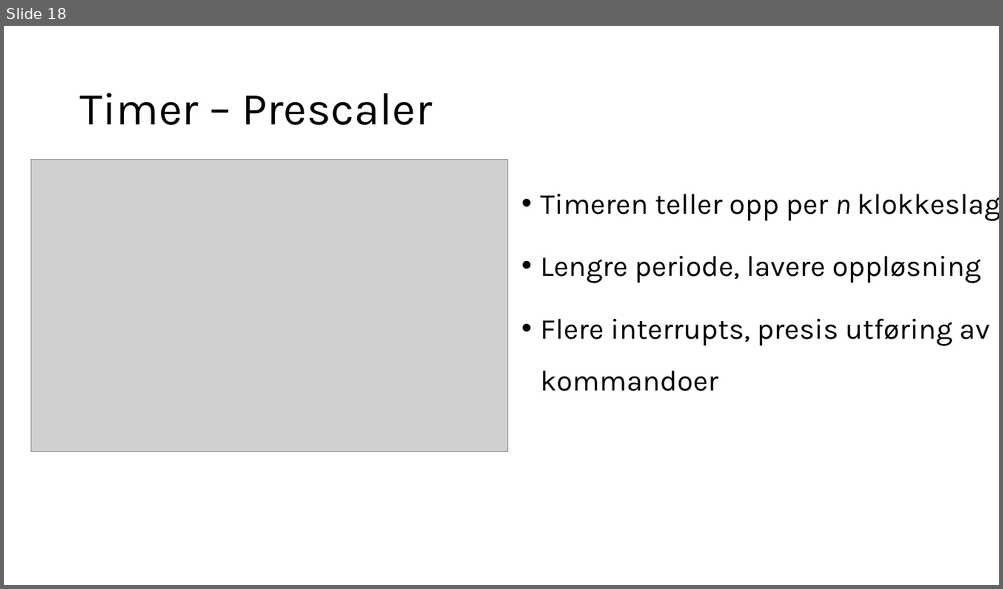
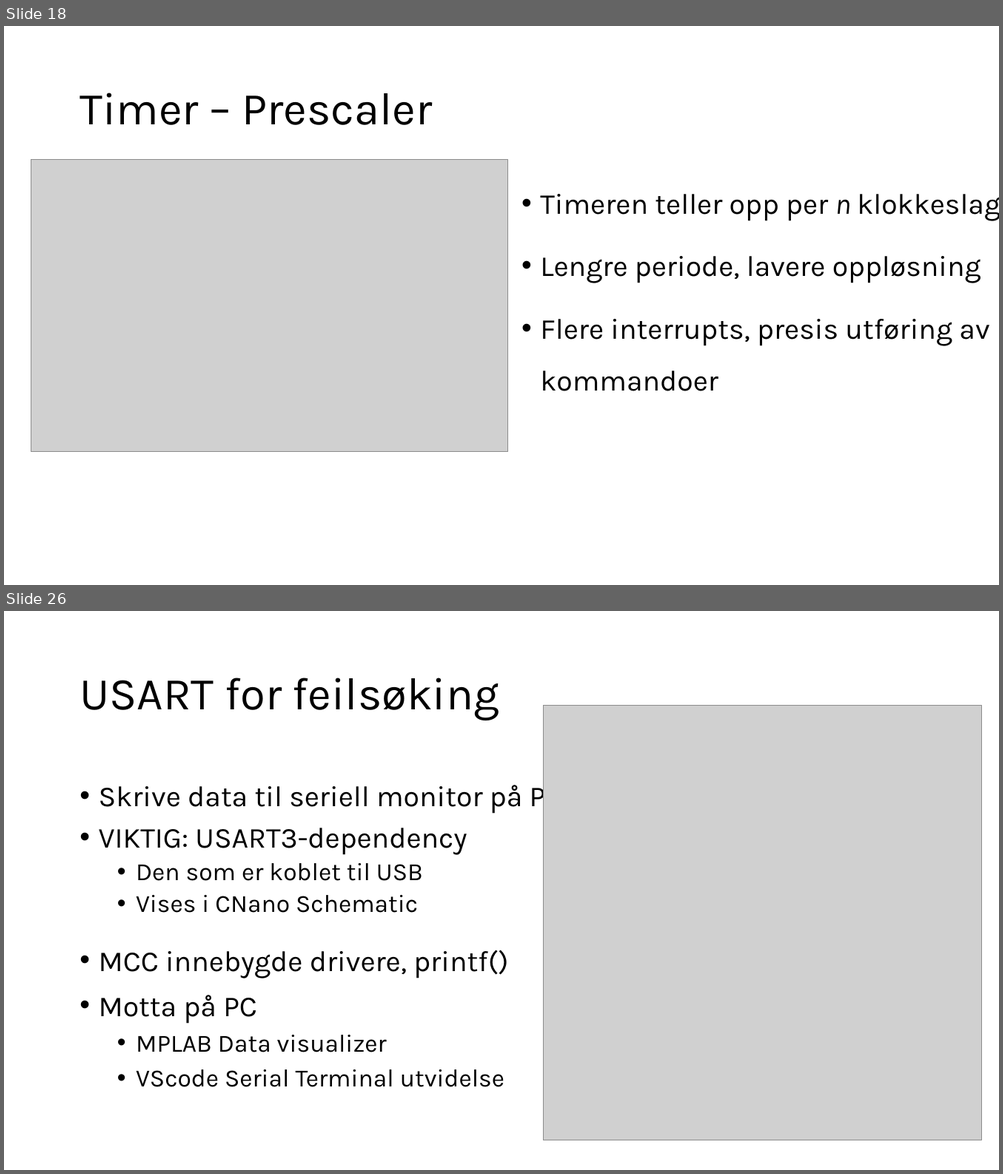
Before and after one commit to ElektraVerksted/AVR-kurs, a slide deck: Kursdag 2/Dag to.pptx. Shown one above the other, each under a label of ours: slide 18 before the commit, slides 18 and 26 after it; the slides between them are not shown. The pictures are 1003x589 and 1003x1174 pixels, drawn with LibreOffice and Linux fonts; fonts in the diff are those of the drawing; grey boxes stand for pictures. Boxes give left, top, right and bottom in pixels: in the first picture for what was removed or moved away, otherwise in the second. Text is boxed around its words. In the diff, an @@ line names an element or a change of style, - is before the commit and + after.

```diff
--- a/Kursdag 2/Dag to.pptx
+++ b/Kursdag 2/Dag to.pptx
@@ slide 26 added at <box>4,611,999,1170</box>, background #FFFFFF @@
@@ title added at <box>79,678,499,721</box>, 44 pt, text #000000 @@
+USART for feilsøking
@@ picture added at <box>543,706,981,1141</box> @@
@@ text added at <box>99,780,563,1088</box>, 28 pt, text #000000 @@
+• Skrive data til seriell monitor på PC
+• VIKTIG: USART3-dependency
+  • Den som er koblet til USB
+  • Vises i CNano Schematic
+• MCC innebygde drivere, printf()
+• Motta på PC
+  • MPLAB Data visualizer
+  • VScode Serial Terminal utvidelse
```
Also in this commit, not shown: 1 slide changed, 9 other slides added, 1 slide removed.
